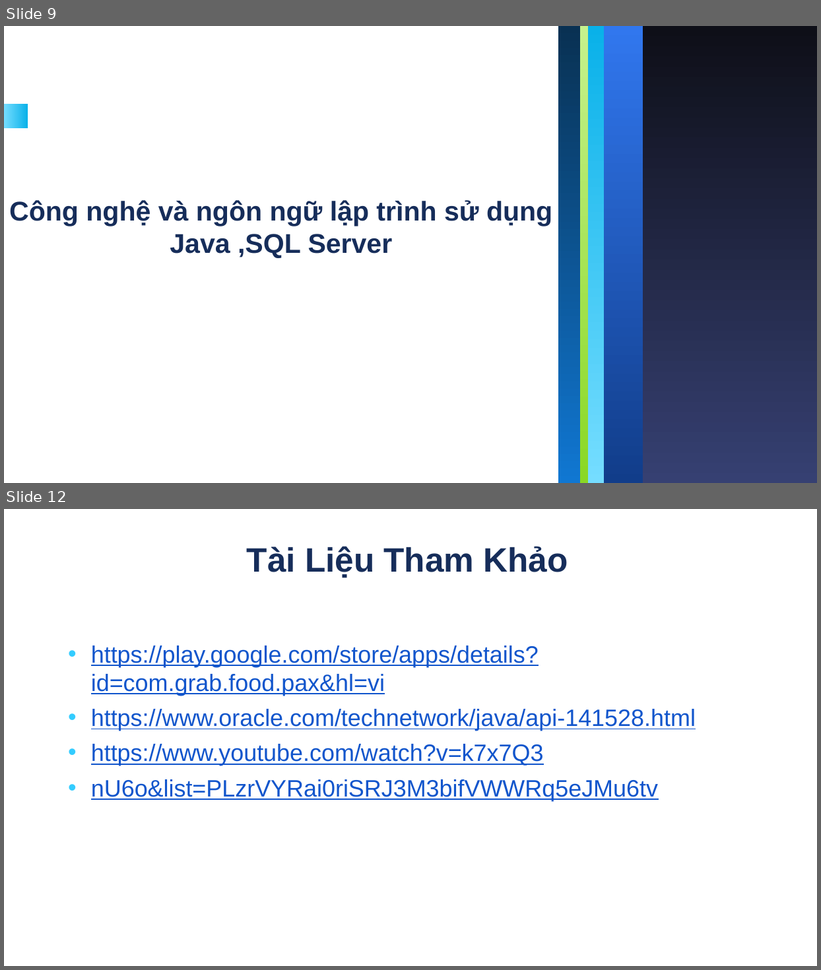
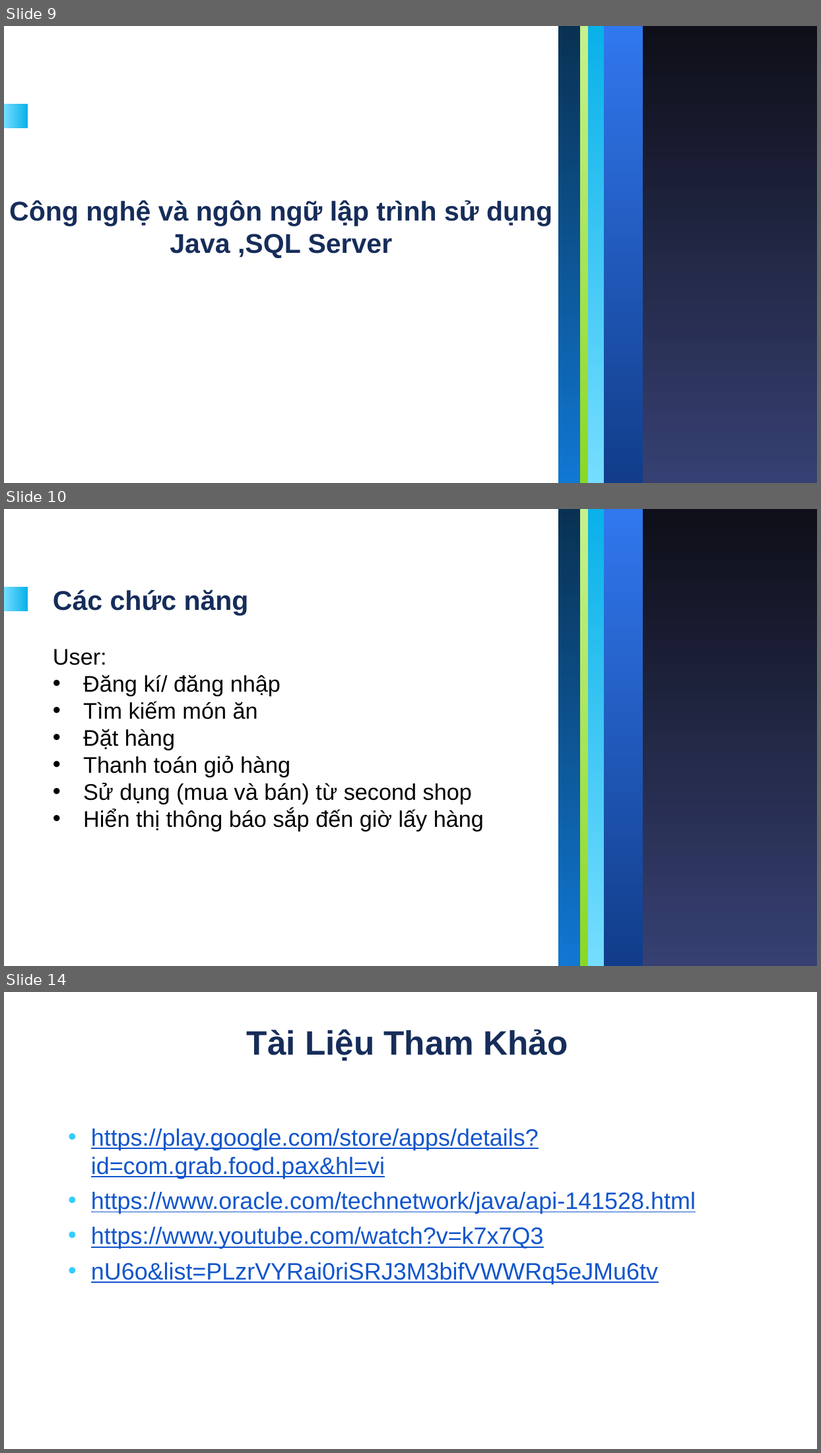
Before and after one commit to happy-lunch/Happy_Lunch, a slide deck: N65-HappyLunch.pptx. Shown one above the other, each under a label of ours: slides 9 and 12 before the commit, slides 9, 10 and 14 after it; the slides between them are not shown. The pictures are 821x970 and 821x1453 pixels, drawn with LibreOffice and Linux fonts; fonts in the diff are those of the drawing. Boxes give left, top, right and bottom in pixels: in the first picture for what was removed or moved away, otherwise in the second. Text is boxed around its words. In the diff, an @@ line names an element or a change of style, - is before the commit and + after.

```diff
--- a/N65-HappyLunch.pptx
+++ b/N65-HappyLunch.pptx
@@ slide 10 added at (4,509,817,966), background #FFFFFF; not listed: 6 template elements that a slide beside it also shows @@
@@ title added at (53,590,249,615), 24 pt, text #162D5A, bold @@
+Các chức năng
@@ text added at (53,649,484,832), 20 pt, text #000000 @@
+User:
+• Đăng kí/ đăng nhập
+• Tìm kiếm món ăn
+• Đặt hàng
+• Thanh toán giỏ hàng
+• Sử dụng (mua và bán) từ second shop
+• Hiển thị thông báo sắp đến giờ lấy hàng
@@ what was slide 12 is now slide 14 @@
```
Also in this commit, not shown: 2 slides changed, 1 other slide added.
